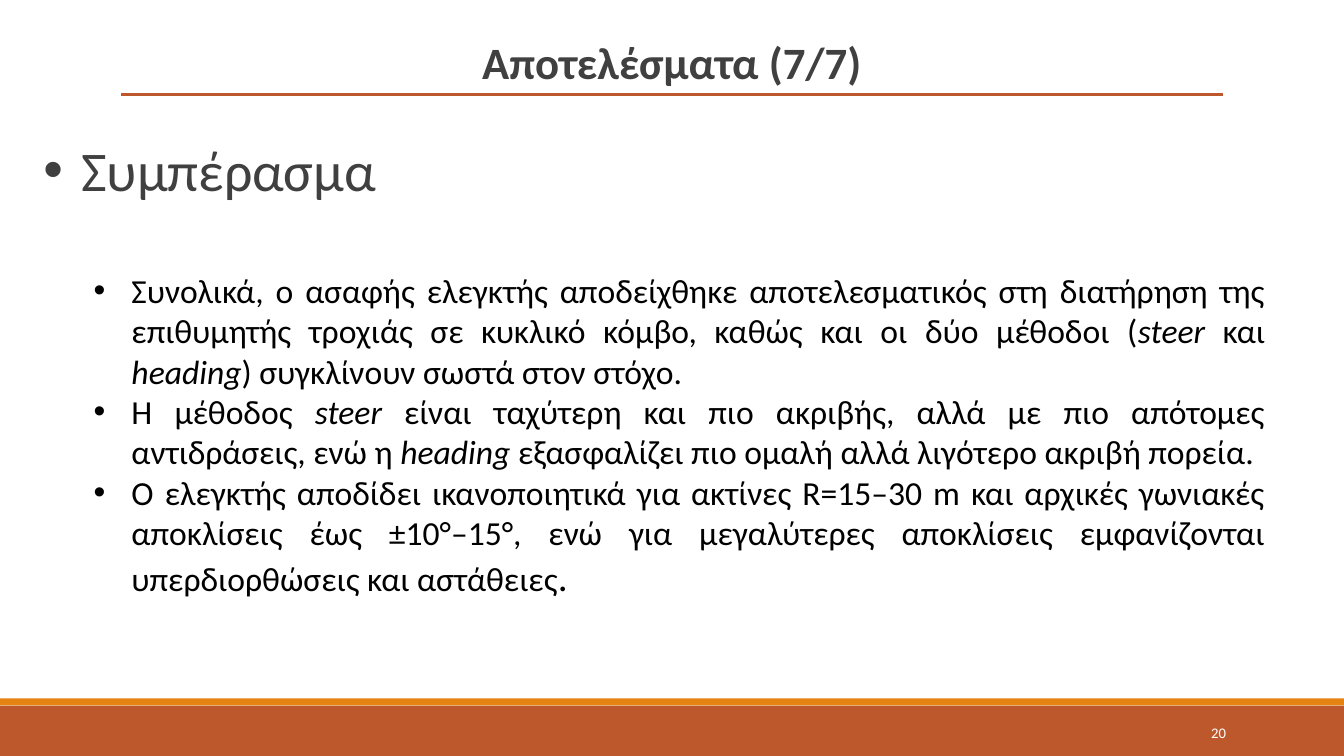
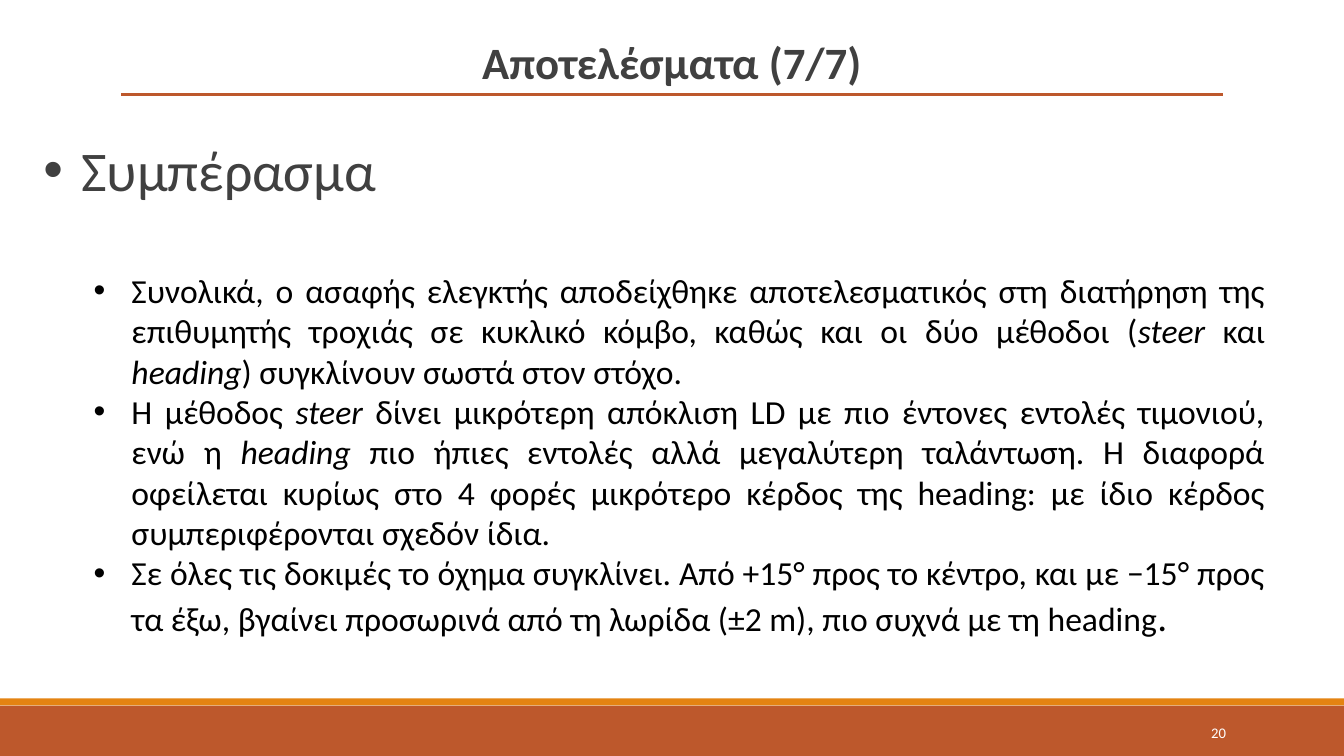
Before and after one commit to kvchr/fuzzy-roundabout-steering, a slide deck: slide 20 of slides/fuzzy_roundabout_slides_GR.pptx. Drawn at 1344x756 pixels with LibreOffice and Linux fonts; fonts in the diff are those of the drawing. Boxes give left, top, right and bottom in pixels: in the first picture for what was removed or moved away, otherwise in the second. Text is boxed around its words. In the diff, an @@ line names an element or a change of style, - is before the commit and + after.

```diff
--- a/slides/fuzzy_roundabout_slides_GR.pptx
+++ b/slides/fuzzy_roundabout_slides_GR.pptx
@@ text at [131,400,1265,637]: text changed @@
-  • Η μέθοδος steer είναι ταχύτερη και πιο ακριβής, αλλά με πιο απότομες αντιδράσεις, ενώ η heading εξασφαλίζει πιο ομαλή αλλά λιγότερο ακριβή πορεία.
-  • Ο ελεγκτής αποδίδει ικανοποιητικά για ακτίνες R=15–30 m και αρχικές γωνιακές αποκλίσεις έως ±10°–15°, ενώ για μεγαλύτερες αποκλίσεις εμφανίζονται υπερδιορθώσεις και αστάθειες.
+  • Η μέθοδος steer δίνει μικρότερη απόκλιση LD με πιο έντονες εντολές τιμονιού, ενώ η heading πιο ήπιες εντολές αλλά μεγαλύτερη ταλάντωση. Η διαφορά οφείλεται κυρίως στο 4 φορές μικρότερο κέρδος της heading: με ίδιο κέρδος συμπεριφέρονται σχεδόν ίδια.
+  • Σε όλες τις δοκιμές το όχημα συγκλίνει. Από +15° προς το κέντρο, και με −15° προς τα έξω, βγαίνει προσωρινά από τη λωρίδα (±2 m), πιο συχνά με τη heading.
```
Also in this commit, not shown: 13 other slides changed, 8 other files.
